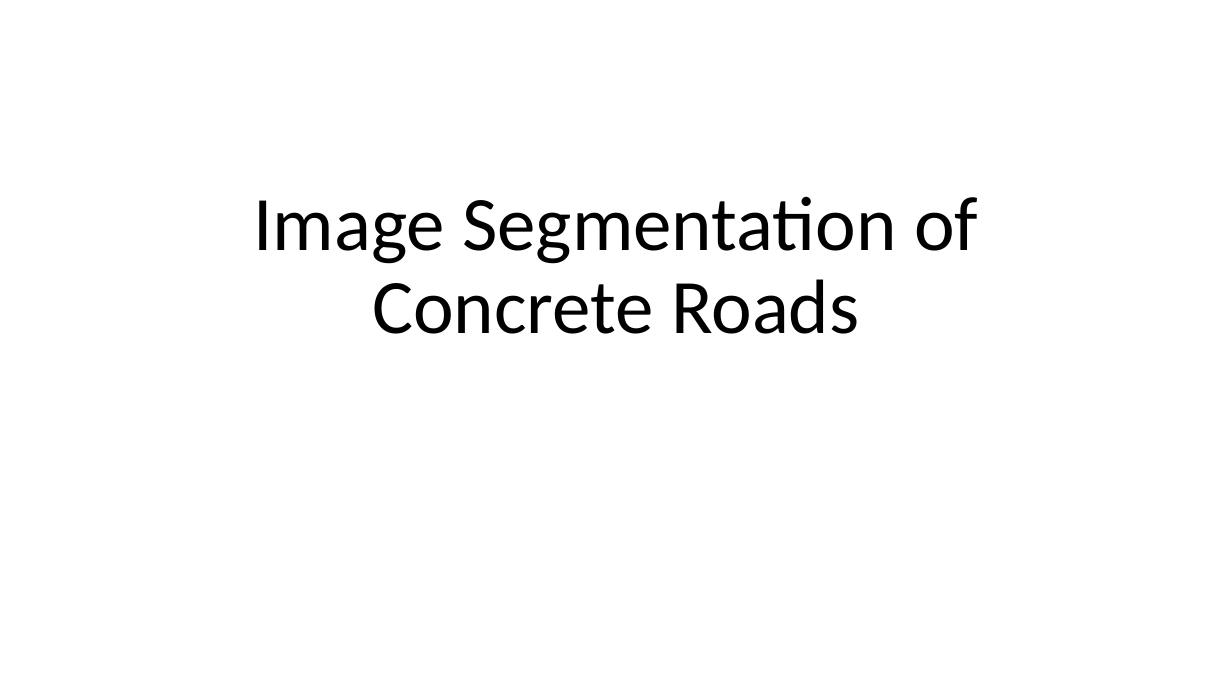
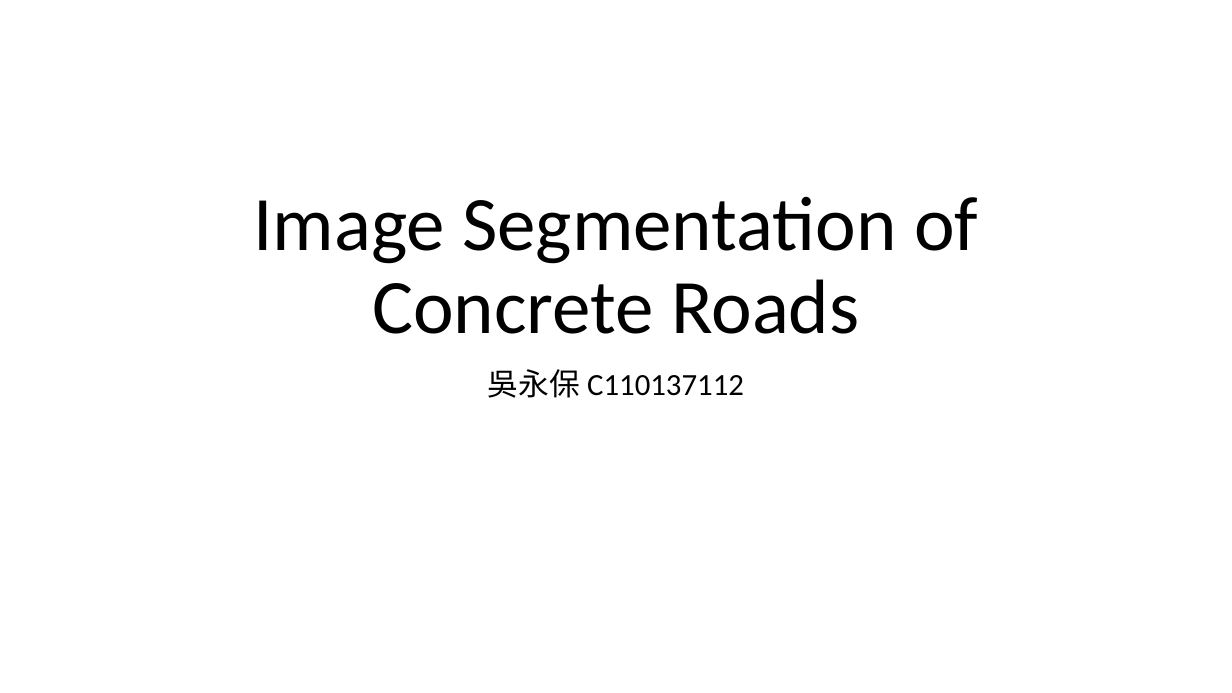
Before and after one commit to kennygnw/road_segmentation_hw, a slide deck: slide 1 of Image Segmentation of Concrete Roads.pptx. Drawn at 1232x693 pixels with LibreOffice and Linux fonts; fonts in the diff are those of the drawing. Boxes give left, top, right and bottom in pixels: in the first picture for what was removed or moved away, otherwise in the second. Text is boxed around its words. In the diff, an @@ line names an element or a change of style, - is before the commit and + after.

Commit message:
update ppt for 10/31

```diff
--- a/Image Segmentation of Concrete Roads.pptx
+++ b/Image Segmentation of Concrete Roads.pptx
@@ subtitle added at [488,369,744,398], 24 pt, text #000000 @@
+吳永保 C110137112
```
Also in this commit, not shown: 2 other slides changed, 5 slides added, 1 other file.
